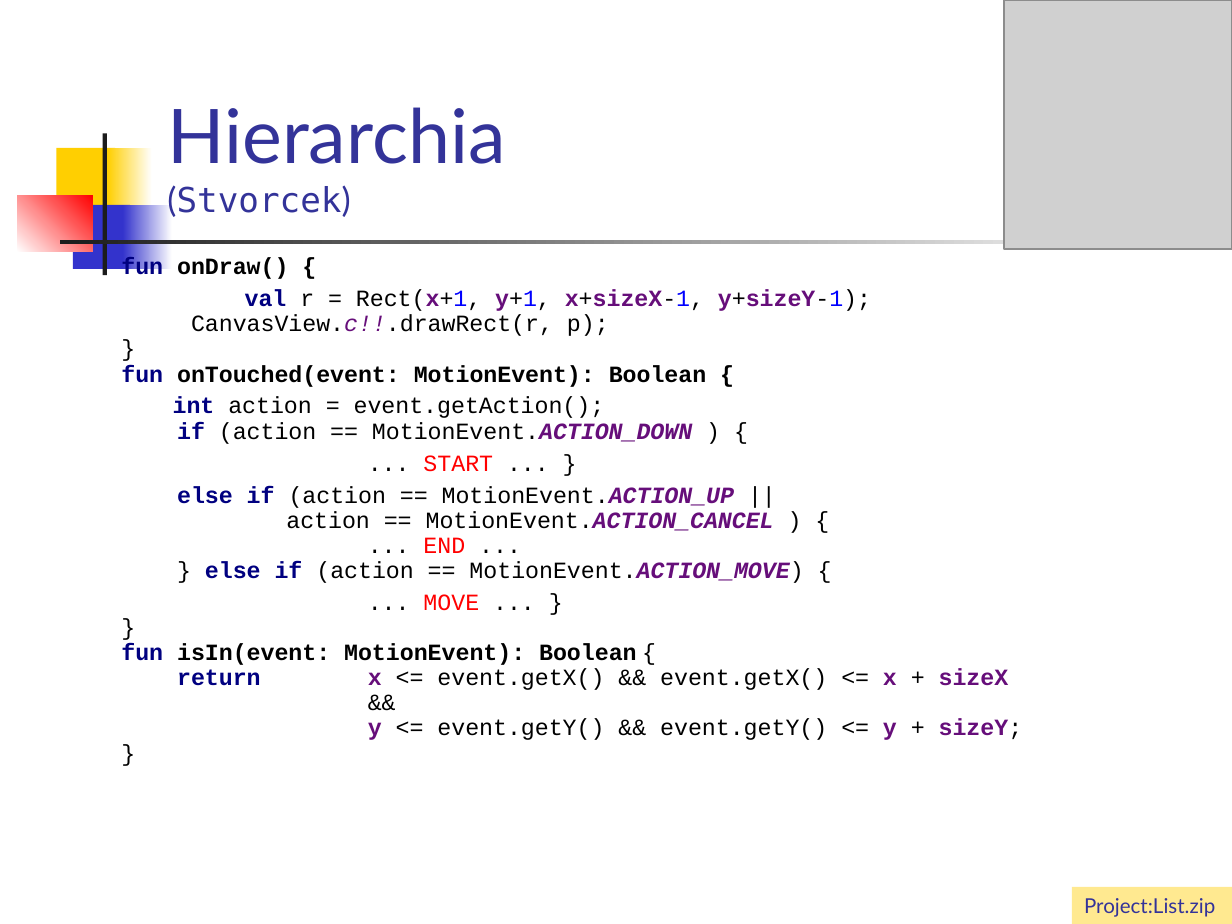
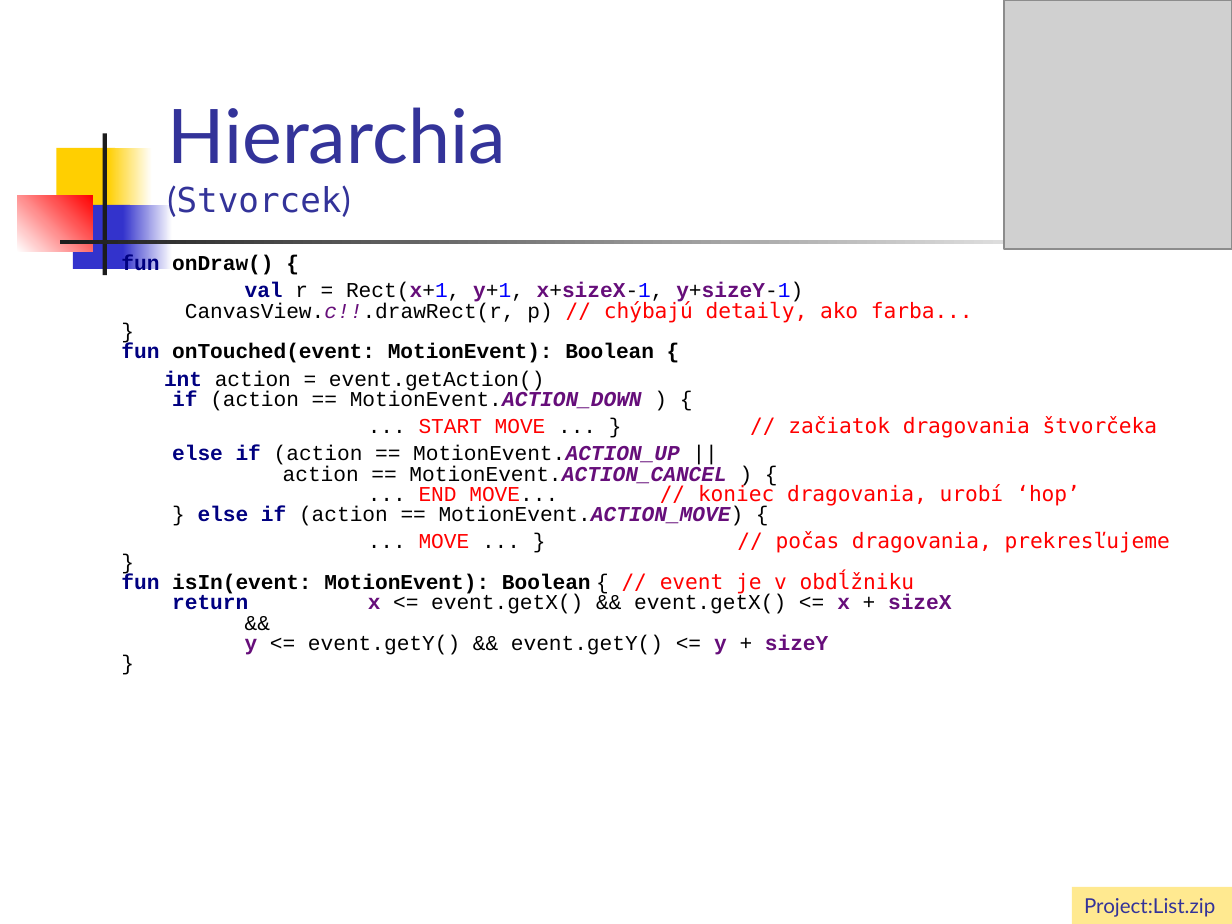
Before and after one commit to vmandro/Prednasky, a slide deck: slide 18 of 06/06_Android.ppt (slide 17 before the commit). Drawn at 1232x924 pixels with LibreOffice and Linux fonts; fonts in the diff are those of the drawing; grey boxes stand for pictures. Boxes give left, top, right and bottom in pixels: in the first picture for what was removed or moved away, otherwise in the second. Text is boxed around its words. In the diff, an @@ line names an element or a change of style, - is before the commit and + after.

```diff
--- a/06/06_Android.ppt
+++ b/06/06_Android.ppt
@@ text at (121, 255, 273, 277): size 13.6 to 12.4 pt in "fun onDraw() {"; line spacing 0.9 to 0.8 @@
@@ text at (121, 282, 1170, 655): text changed; size 13.6 to 12.4 pt @@
-val r = Rect(x+1, y+1, x+sizeX-1, y+sizeY-1);
-CanvasView.c!!.drawRect(r, p);
-}
-fun onTouched(event: MotionEvent): Boolean {
-int action = event.getAction();
-if (action == MotionEvent.ACTION_DOWN ) {
-... START ... }
-else if (action == MotionEvent.ACTION_UP ||
-action == MotionEvent.ACTION_CANCEL ) {
-... END ...
-} else if (action == MotionEvent.ACTION_MOVE) {
-... MOVE ... }
-}
-fun isIn(event: MotionEvent): Boolean {
-return x <= event.getX() && event.getX() <= x + sizeX
-&&
-y <= event.getY() && event.getY() <= y + sizeY;
-}
+val r = Rect(x+1, y+1, x+sizeX-1, y+sizeY-1)
+CanvasView.c!!.drawRect(r, p) // chýbajú detaily, ako farba...
+}
+fun onTouched(event: MotionEvent): Boolean {
+int action = event.getAction()
+if (action == MotionEvent.ACTION_DOWN ) {
+... START MOVE ... } // začiatok dragovania štvorčeka
+else if (action == MotionEvent.ACTION_UP ||
+action == MotionEvent.ACTION_CANCEL ) {
+... END MOVE... // koniec dragovania, urobí ‘hop’
+} else if (action == MotionEvent.ACTION_MOVE) {
+... MOVE ... } // počas dragovania, prekresľujeme
+}
+fun isIn(event: MotionEvent): Boolean { // event je v obdĺžniku
+return x <= event.getX() && event.getX() <= x + sizeX
+&&
+y <= event.getY() && event.getY() <= y + sizeY
+}
```
Also in this commit, not shown: 29 other slides changed, 1 slide added, 1 slide removed, 1 other file.
